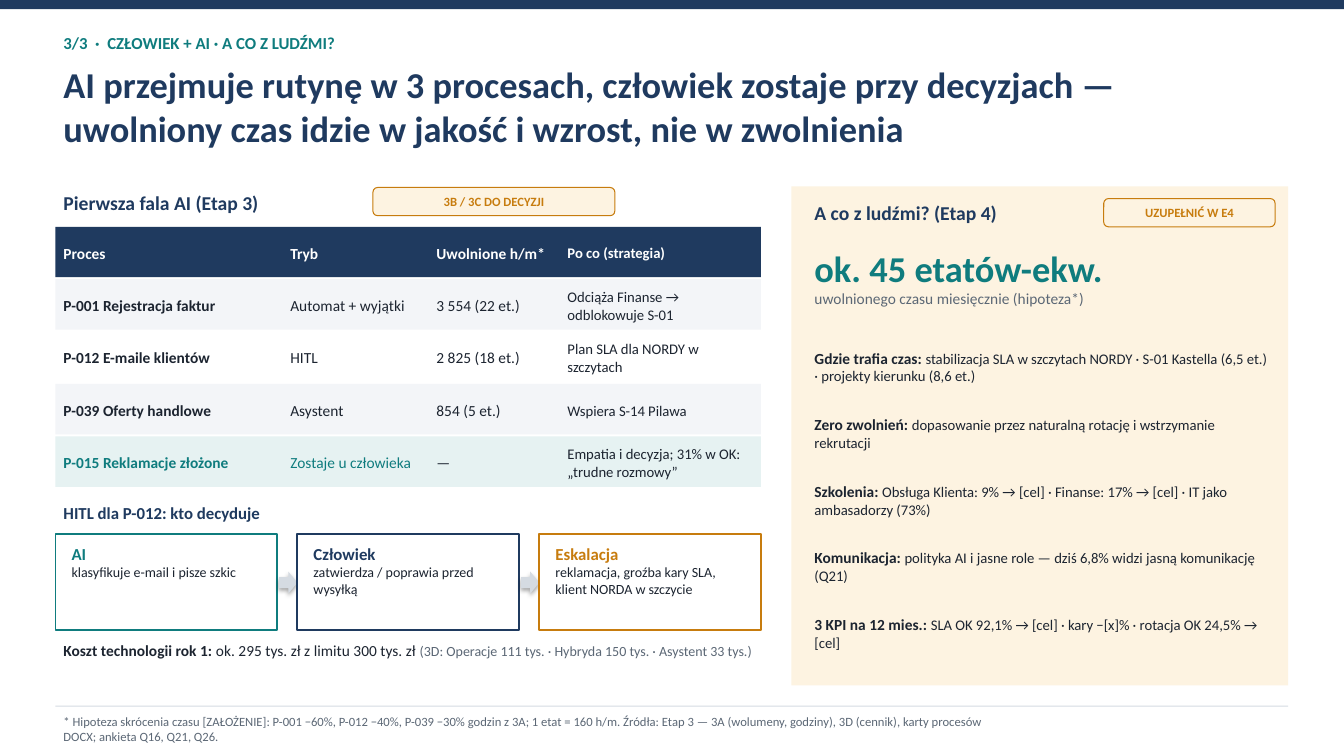
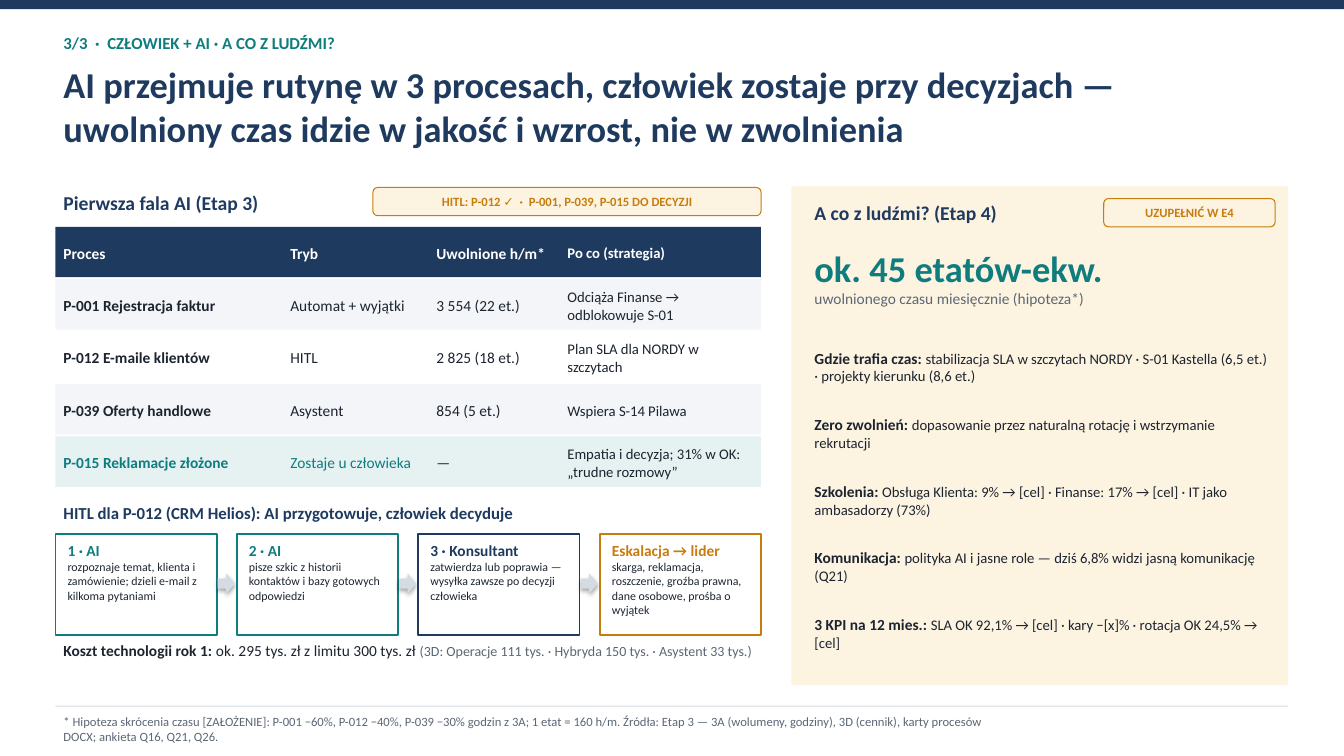
Before and after one commit to Arab1to/helvia-case, a slide deck: slide 3 of 05_etap5_prezentacja/slajdy/HELVIA_deck_v1.pptx. Drawn at 1344x756 pixels with LibreOffice and Linux fonts; fonts in the diff are those of the drawing. Boxes give left, top, right and bottom in pixels: in the first picture for what was removed or moved away, otherwise in the second. Text is boxed around its words. In the diff, an @@ line names an element or a change of style, - is before the commit and + after.

```diff
--- a/05_etap5_prezentacja/slajdy/HELVIA_deck_v1.pptx
+++ b/05_etap5_prezentacja/slajdy/HELVIA_deck_v1.pptx
@@ rounded rectangle "HITL: P-012 ✓ · P-001, ...": place and size @@
-rounded rectangle "HITL: P-012 ✓ · P-001, ..." at [373,188,615,216]
+rounded rectangle "HITL: P-012 ✓ · P-001, ..." at [373,188,761,216]
@@ text in rounded rectangle at [442,197,693,208]: text changed @@
-3B / 3C DO DECYZJI
+HITL: P-012 ✓ · P-001, P-039, P-015 DO DECYZJI
@@ text at [63,506,513,522]: text changed @@
-HITL dla P-012: kto decyduje
+HITL dla P-012 (CRM Helios): AI przygotowuje, człowiek decyduje
@@ rectangle: place and size @@
-rectangle at [55,534,277,630]
+rectangle at [55,534,217,635]
@@ rectangle: place and size @@
-rectangle at [297,534,519,630]
+rectangle at [237,534,398,635]
@@ rectangle at [237,534,398,635]: outline #1F3A5F 1.25 pt to #0F7C7E 1.25 pt @@
@@ rectangle: place and size @@
-rectangle at [539,534,761,630]
+rectangle at [418,534,580,635]
@@ rectangle at [418,534,580,635]: outline #C77C0E 1.25 pt to #1F3A5F 1.25 pt @@
@@ rectangle added at [600,534,761,635], fill #FFFFFF, outline #C77C0E 1.25 pt @@
@@ text at [68,562,197,602]: text changed; size 10 to 8.5 pt @@
-AI
-klasyfikuje e-mail i pisze szkic
+1 · AI
+rozpoznaje temat, klienta i zamówienie; dzieli e-mail z kilkoma pytaniami
@@ text at [249,546,380,602]: text changed; size 10 to 8.5 pt @@
-Człowiek
-zatwierdza / poprawia przed wysyłką
+2 · AI
+pisze szkic z historii kontaktów i bazy gotowych odpowiedzi
@@ text at [430,545,555,600]: text changed; size 10 to 8.5 pt @@
-Eskalacja
-reklamacja, groźba kary SLA, klient NORDA w szczycie
+3 · Konsultant
+zatwierdza lub poprawia — wysyłka zawsze po decyzji człowieka
@@ text added at [612,545,741,616], 8.5 pt, text #1C2430 @@
+Eskalacja → lider
+skarga, reklamacja, roszczenie, groźba prawna, dane osobowe, prośba o wyjątek
@@ right arrow: place and size @@
-right arrow at [279,572,297,594]
+right arrow at [218,574,235,594]
@@ right arrow: place and size @@
-right arrow at [521,572,539,594]
+right arrow at [399,574,416,594]
@@ right arrow added at [581,574,598,594], fill #D5DBE2 @@
```
Also in this commit, not shown: 2 other files.
